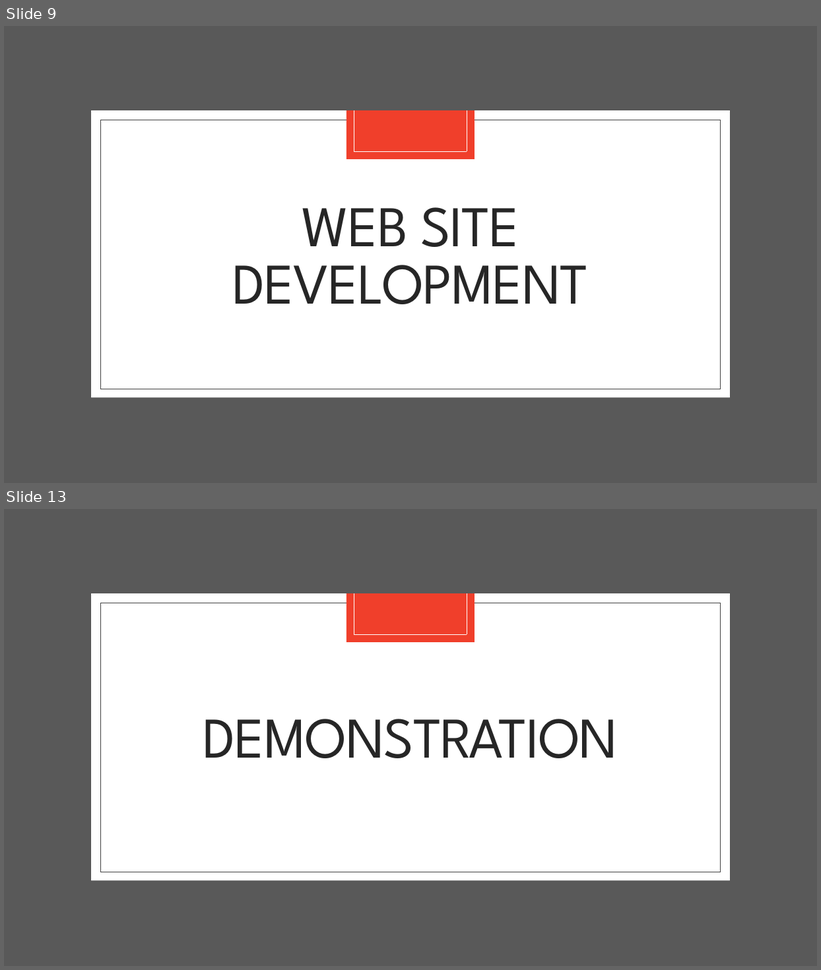
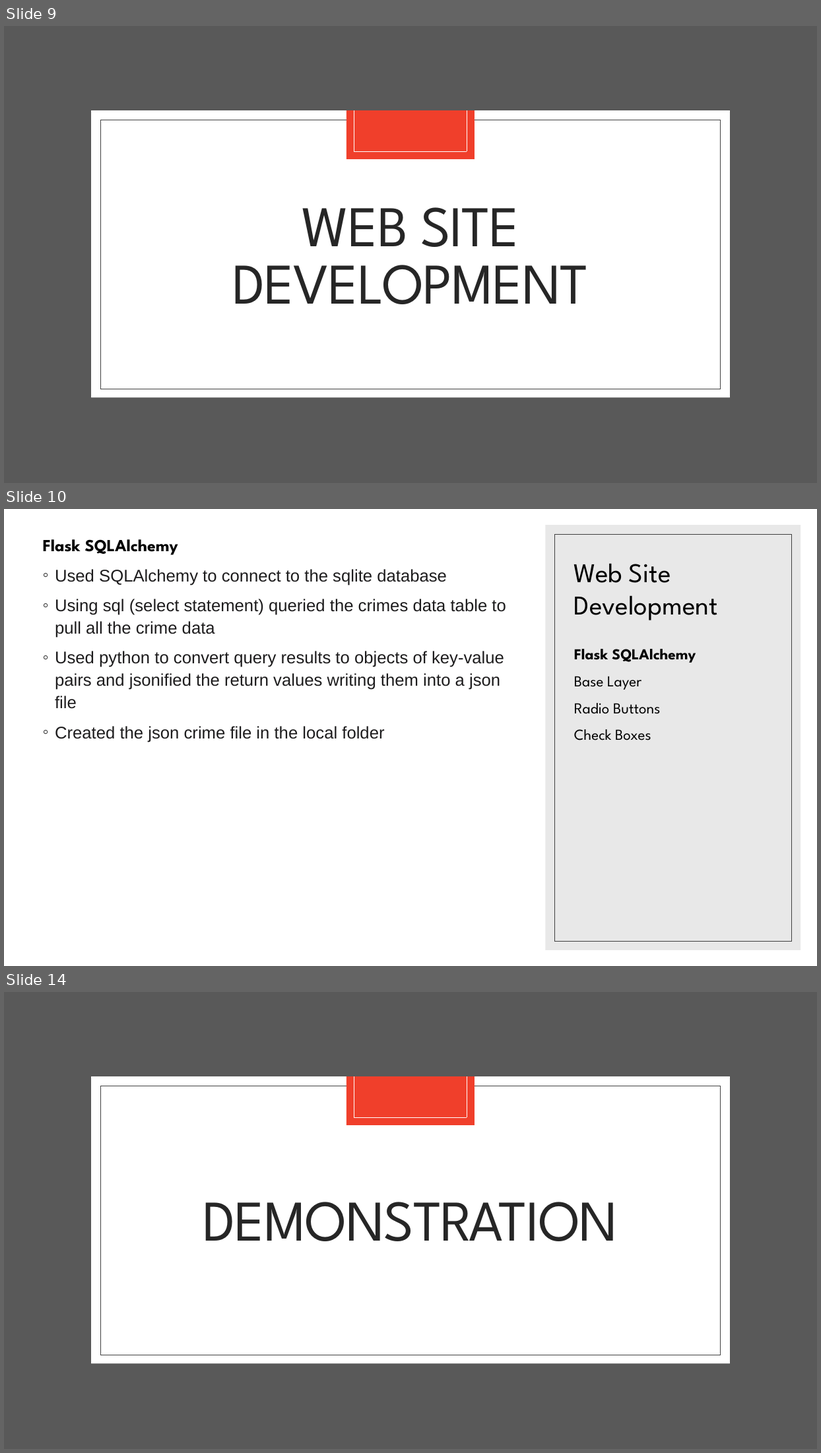
Before and after one commit to bsitati/Comparing-Annual-Median-Income-and-Annual-Crimes-in-Chicago, a slide deck: Files/Project_II.pptx. Shown one above the other, each under a label of ours: slides 9 and 13 before the commit, slides 9, 10 and 14 after it; the slides between them are not shown. The pictures are 821x970 and 821x1453 pixels, drawn with LibreOffice and Linux fonts; fonts in the diff are those of the drawing. Boxes give left, top, right and bottom in pixels: in the first picture for what was removed or moved away, otherwise in the second. Text is boxed around its words. In the diff, an @@ line names an element or a change of style, - is before the commit and + after.

```diff
--- a/Files/Project_II.pptx
+++ b/Files/Project_II.pptx
@@ slide 10 added at <box>4,509,817,966</box>, background #FFFFFF @@
@@ rectangle added at <box>546,525,801,951</box>, fill #D9D9D9 at 60% opacity @@
@@ text added at <box>43,539,506,743</box>, 20 pt, text #1D1C1D @@
+Flask SQLAlchemy
+◦ Used SQLAlchemy to connect to the sqlite database
+◦ Using sql (select statement) queried the crimes data table to pull all the crime data
+◦ Used python to convert query results to objects of key-value pairs and jsonified the return values writing them into a json file
+◦ Created the json crime file in the local folder
@@ rectangle added at <box>555,534,792,941</box>, outline #404040 0.5 pt @@
@@ title added at <box>574,563,718,621</box>, 32 pt, text #000000 @@
+Web Site Development
@@ text added at <box>574,649,696,714</box>, 18 pt, text #000000 @@
+Flask SQLAlchemy
+Base Layer
+Radio Buttons
+Check Boxes
@@ what was slide 13 is now slide 14 @@
```
Also in this commit, not shown: 8 slides changed.
